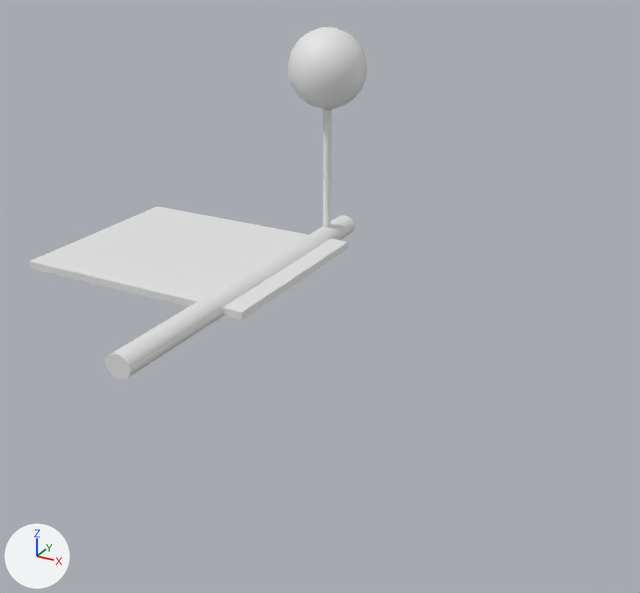
The OBJ model unnamed-project/models/planetSekundusMoon.obj, before and after one commit.
Before and after are seen from a camera (50 mm lens) standing at (6.94, 25.3, 24.65) and looking at (1.46, 35.26, 19.67). Arrows for +X, +Y and +Z are at lower left; the lights stay in place. Where no turn or scale is listed for an object, it has been applied to the vertices.

The older version as bpy lines, for what is in view:
```python
me_cube_004 = bpy.data.meshes.new('Cube.004')
me_cube_004.from_pydata(...)  # a box spanning x -3.55..0.53, y 34.69..37.95, z 19.33..19.44
me_cylinder_007_cylinder_008 = bpy.data.meshes.new('Cylinder.007_Cylinder.008')
me_cylinder_007_cylinder_008.from_pydata(...)  # a 32-sided cylinder along y spanning x -0.2..0.2, y 32.67..38.85, z 19.22..19.57
me_cylinder_008_cylinder_010 = bpy.data.meshes.new('Cylinder.008_Cylinder.010')
me_cylinder_008_cylinder_010.from_pydata(...)  # a 32-sided cylinder along z spanning x -0.07..0.07, y 38.1..38.24, z 19.09..21.6
me_sphere_005_sphere_006 = bpy.data.meshes.new('Sphere.005_Sphere.006')
me_sphere_005_sphere_006.from_pydata(...)  # a UV sphere (32 segments, 16 rings, poles along z) spanning x -0.642..0.642, y 37.529..38.813, z 21.617..22.901
ob_cube_004 = bpy.data.objects.new('Cube.004', me_cube_004)
ob_cube_004.location = (0.0, 0.0, 0.0)
ob_cylinder_007_cylinder_008 = bpy.data.objects.new('Cylinder.007_Cylinder.008', me_cylinder_007_cylinder_008)
ob_cylinder_007_cylinder_008.location = (0.0, 0.0, 0.0)
ob_cylinder_008_cylinder_010 = bpy.data.objects.new('Cylinder.008_Cylinder.010', me_cylinder_008_cylinder_010)
ob_cylinder_008_cylinder_010.location = (0.0, 0.0, 0.0)
ob_sphere_005_sphere_006 = bpy.data.objects.new('Sphere.005_Sphere.006', me_sphere_005_sphere_006)
ob_sphere_005_sphere_006.location = (0.0, 0.0, 0.0)
```
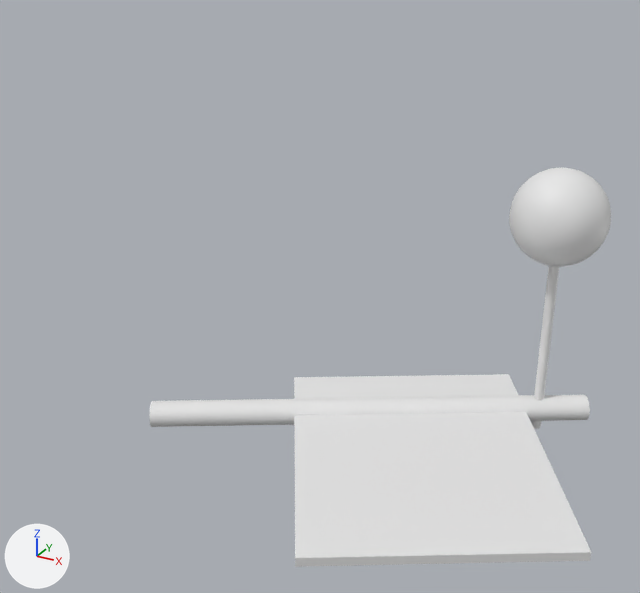
Diff of the bpy script that builds the scene:
```diff
--- a/unnamed-project/models/planetSekundusMoon.obj.py
+++ b/unnamed-project/models/planetSekundusMoon.obj.py
@@ me_cube_004 @@
 me_cube_004.from_pydata(...)  # 8 vertices, 12 faces; spans x -3.55..0.53, y 34.69..37.95, z 19.33..19.44
 # used by ob_cube_004; location = (0.0, 0.0, 0.0)
+# me_cube_004 part 1: the whole mesh is turned -59.5 degrees about the z axis through its middle, then moved by (4.85, -1.78, -1.31)
@@ me_cylinder_007_cylinder_008 @@
 me_cylinder_007_cylinder_008.from_pydata(...)  # 64 vertices, 124 faces; spans x -0.2..0.2, y 32.67..38.85, z 19.22..19.57
 # used by ob_cylinder_007_cylinder_008; location = (0.0, 0.0, 0.0)
+# me_cylinder_007_cylinder_008 part 2: the whole mesh is turned -59.5 degrees about the z axis through its middle, then moved by (2.29, -0.54, -1.31)
@@ me_sphere_005_sphere_006 @@
 # used by ob_sphere_005_sphere_006; location = (0.0, 0.0, 0.0)
-me_sphere_005_sphere_006.from_pydata(...)  # 482 vertices, 960 faces; spans x -0.642..0.642, y 37.529..38.813, z 21.617..22.901
+me_sphere_005_sphere_006.from_pydata(...)  # 482 vertices, 960 faces; spans x 3.727..5.008, y 35.805..37.086, z 20.308..21.592
+# me_sphere_005_sphere_006 part 3: 482 vertices removed from x -0.642..0.642, y 37.529..38.813, z 21.617..22.901
+# me_sphere_005_sphere_006 part 4: 482 vertices added at x 3.727..5.008, y 35.805..37.086, z 20.308..21.592, forming a UV sphere (32 segments, 16 rings, poles along z)
```

What differs and where, as boxes [x1, y1, x2, y2] in the pictures (640 x 593 px):
'Cube.004', mesh turned: before [29, 206, 348, 320]; after [294, 374, 591, 567]
'Cylinder.007_Cylinder.008', mesh turned: before [105, 215, 355, 380]; after [150, 394, 590, 427]
'Sphere.005_Sphere.006', reshaped (29% wider, 20% taller): before [288, 27, 367, 109]; after [509, 168, 611, 267]
part 3 of me_sphere_005_sphere_006, deleted: before [288, 27, 367, 109]
part 4 of me_sphere_005_sphere_006, added: after [509, 168, 611, 267]
